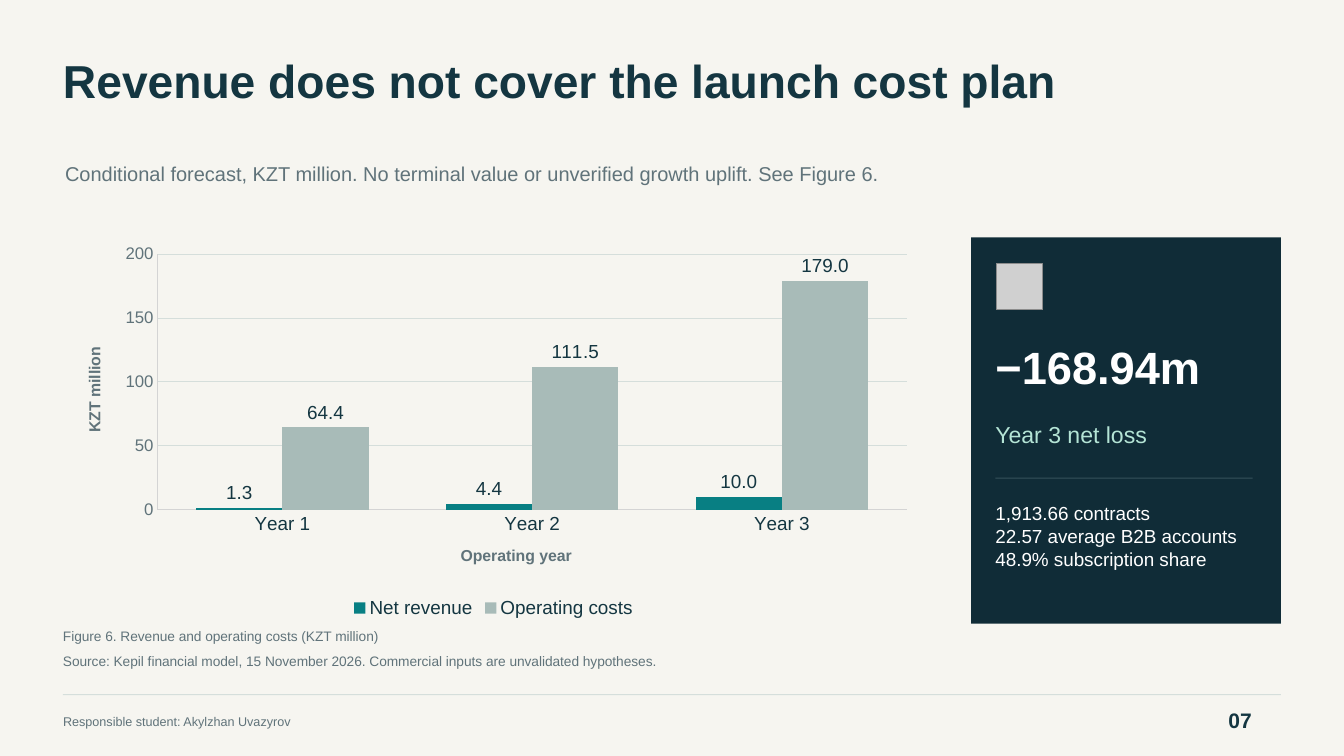
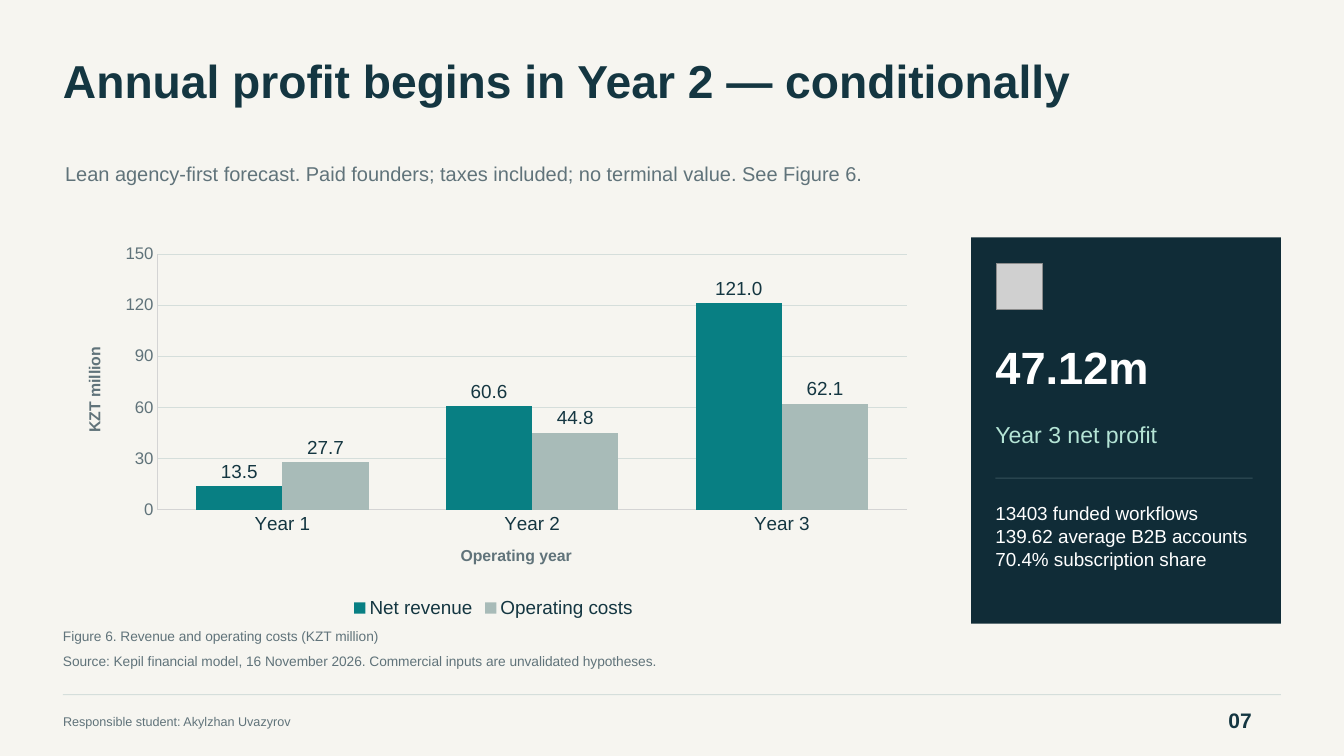
Before and after one commit to Arlan-prog/FinanceFinal, a slide deck: slide 7 of Final_Project_Presentation.pptx. Drawn at 1344x756 pixels with LibreOffice and Linux fonts; fonts in the diff are those of the drawing; grey boxes stand for pictures. Boxes give left, top, right and bottom in pixels: in the first picture for what was removed or moved away, otherwise in the second. Text is boxed around its words. In the diff, an @@ line names an element or a change of style, - is before the commit and + after.

Commit message:
Revise Kepil to conditional lean B2B model with monthly cash flow and sourced assumptions

```diff
--- a/Final_Project_Presentation.pptx
+++ b/Final_Project_Presentation.pptx
@@ text at [63, 64, 1070, 108]: text changed @@
-Revenue does not cover the launch cost plan
+Annual profit begins in Year 2 — conditionally
@@ text at [65, 166, 862, 185]: text changed @@
-Conditional forecast, KZT million. No terminal value or unverified growth uplift. See Figure 6.
+Lean agency-first forecast. Paid founders; taxes included; no terminal value. See Figure 6.
@@ column chart at [63, 237, 924, 622] @@
@@ Net revenue, Year 1: 1.3 to 13.5 @@
@@ Net revenue, Year 2: 4.4 to 60.6 @@
@@ Net revenue, Year 3: 10 to 121 @@
@@ Operating costs, Year 1: 64.4 to 27.7 @@
@@ Operating costs, Year 2: 111.5 to 44.8 @@
@@ Operating costs, Year 3: 179 to 62.1 @@
@@ value axis changed @@
@@ text at [995, 352, 1148, 384]: text changed @@
-−168.94m
+47.12m
@@ text at [995, 426, 1157, 448]: text changed @@
-Year 3 net loss
+Year 3 net profit
@@ text at [995, 506, 1247, 570]: text changed @@
-1,913.66 contracts
-22.57 average B2B accounts
-48.9% subscription share
+13403 funded workflows
+139.62 average B2B accounts
+70.4% subscription share
```
Also in this commit, not shown: 11 other slides changed, 17 other files.
